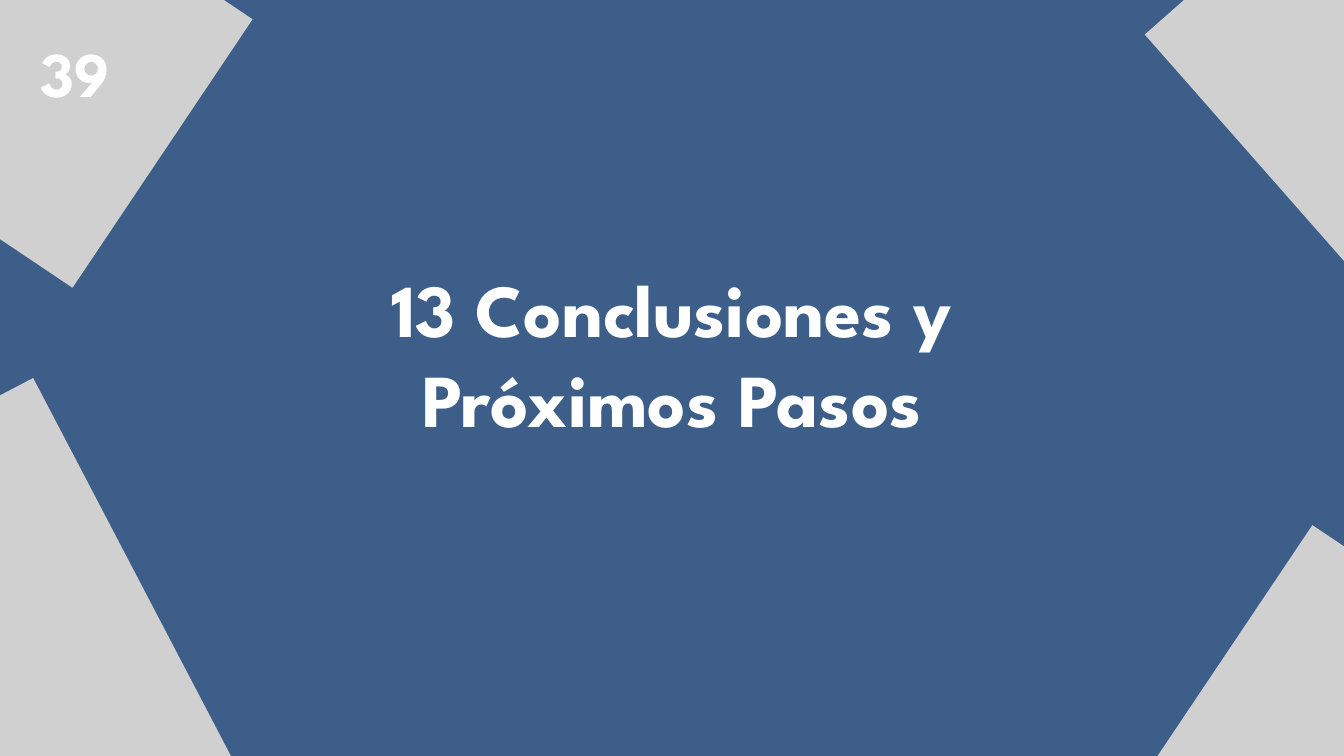
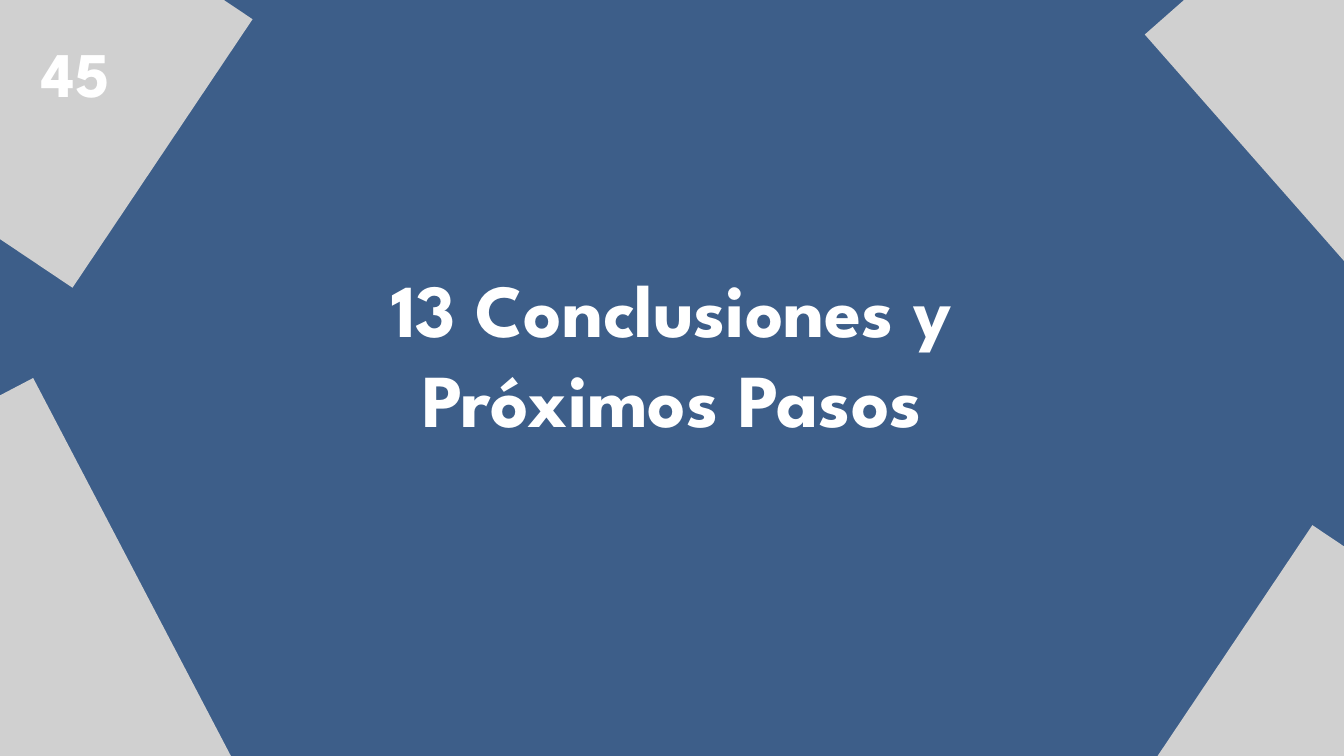
Before and after one commit to kesotof/Capstone_Equipo_6, a slide deck: slide 46 of Fase 2/Evidencias Proyecto/Presentacion Proyecto.pptx (slide 39 before the commit). Drawn at 1344x756 pixels with LibreOffice and Linux fonts; fonts in the diff are those of the drawing; grey boxes stand for pictures. Boxes give left, top, right and bottom in pixels: in the first picture for what was removed or moved away, otherwise in the second. Text is boxed around its words. In the diff, an @@ line names an element or a change of style, - is before the commit and + after.

```diff
--- a/Fase 2/Evidencias Proyecto/Presentacion Proyecto.pptx
+++ b/Fase 2/Evidencias Proyecto/Presentacion Proyecto.pptx
@@ text at (42, 55, 110, 97): text changed @@
-39
+45
```
Also in this commit, not shown: 13 other slides changed, 11 slides added, 4 slides removed, 1 other file.
